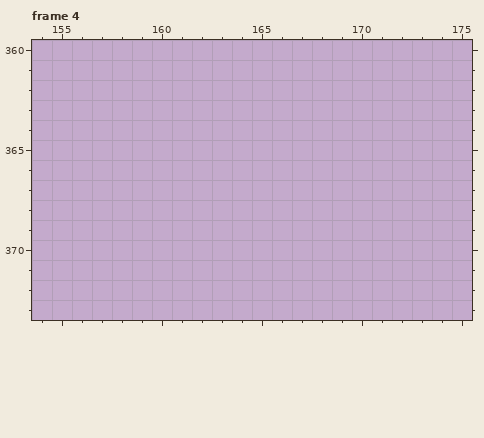
Two states of a pixel-art file, Rogue/Sprites/TemplateScreen.aseprite. The first picture shows the starting point.
500x456 pixels, 4 frames. Colours within 5 levels of each other are drawn and written as one. Shown: frame 4: x 154..175, y 360..373. The commit also changed other frames or places, which this record leaves out.
The result:
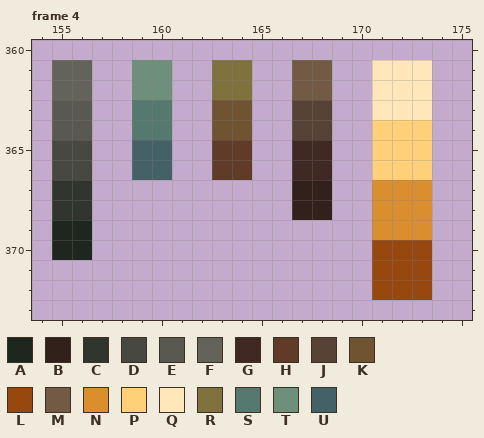
Palette (. is transparent): A #1d271e  B #32201b  C #30362d  D #474941  E #595851  F #63635a  G #402823  H #603b27  J #574336  K #705330  L #97480f  M #725a45  N #da8e2e  P #ffd077  Q #ffe7b9  R #80723d  S #55796f  T #6e907b  U #456168
The author wrote: Swipe scene template
Diff:
--- frame 4, layer "Background"
@@ x 154..175 @@
 360 ......................
-361 ......................
-362 ......................
-363 ......................
-364 ......................
-365 ......................
-366 ......................
-367 ......................
-368 ......................
-369 ......................
-370 ......................
-371 ......................
-372 ......................
+361 .FF..TT..RR..MM..QQQ..
+362 .FF..TT..RR..MM..QQQ..
+363 .EE..SS..KK..JJ..QQQ..
+364 .EE..SS..KK..JJ..PPP..
+365 .DD..UU..HH..GG..PPP..
+366 .DD..UU..HH..GG..PPP..
+367 .CC..........BB..NNN..
+368 .CC..........BB..NNN..
+369 .AA..............NNN..
+370 .AA..............LLL..
+371 .................LLL..
+372 .................LLL..
 373 ......................
